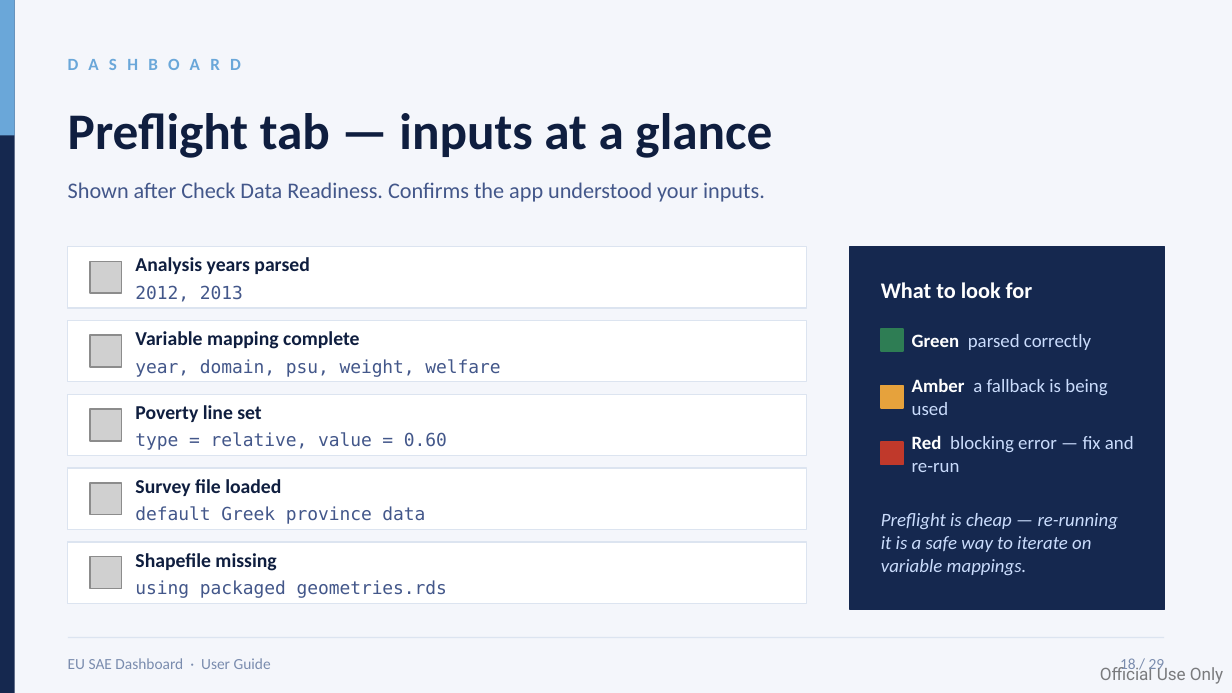
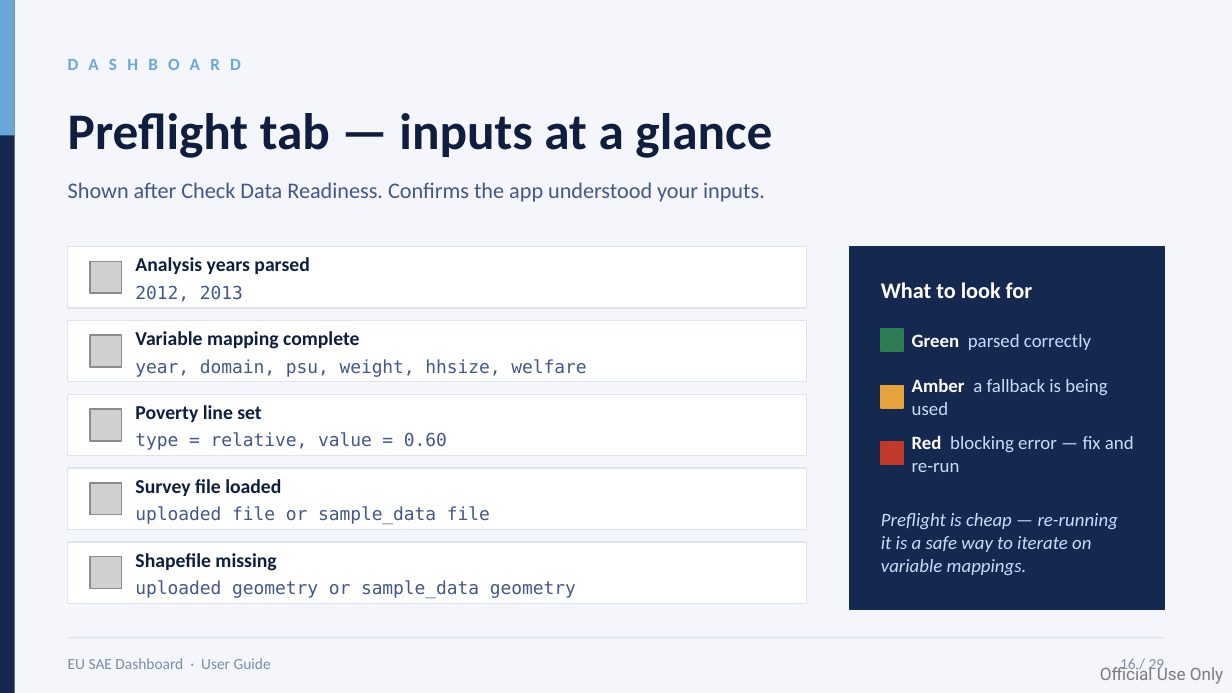
Before and after one commit to Noboyoshida227/EU_SAE_application_package, a slide deck: slide 16 of instructions/EU_SAE_User_Guide_Dashboard_v2.pptx. Drawn at 1232x693 pixels with LibreOffice and Linux fonts; fonts in the diff are those of the drawing; grey boxes stand for pictures. Boxes give left, top, right and bottom in pixels: in the first picture for what was removed or moved away, otherwise in the second. Text is boxed around its words. In the diff, an @@ line names an element or a change of style, - is before the commit and + after.

```diff
--- a/instructions/EU_SAE_User_Guide_Dashboard_v2.pptx
+++ b/instructions/EU_SAE_User_Guide_Dashboard_v2.pptx
@@ text at [135,359,586,377]: text changed @@
-year, domain, psu, weight, welfare
+year, domain, psu, weight, hhsize, welfare
@@ text at [135,506,490,525]: text changed @@
-default Greek province data
+uploaded file or sample_data file
@@ text at [135,580,576,599]: text changed @@
-using packaged geometries.rds
+uploaded geometry or sample_data geometry
@@ text at [1120,659,1165,674]: text changed @@
-18 / 29
+16 / 29
```
Also in this commit, not shown: 24 other slides changed, 3 other files.
